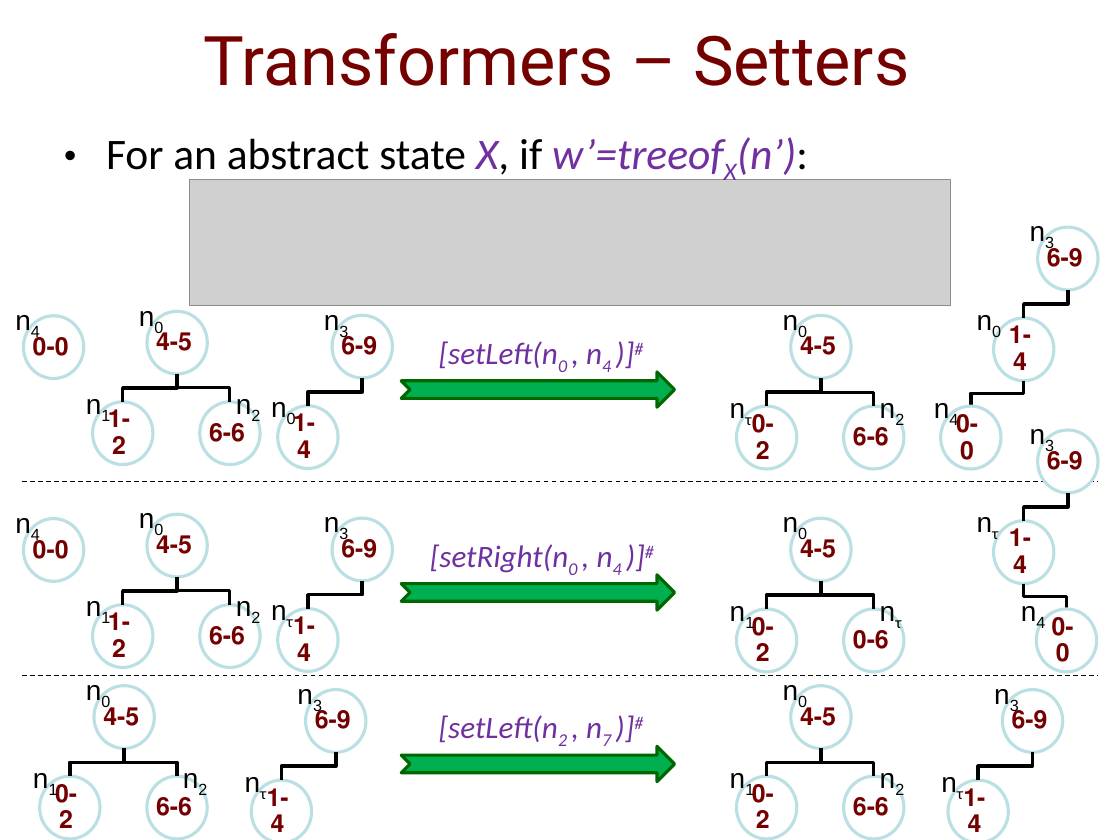
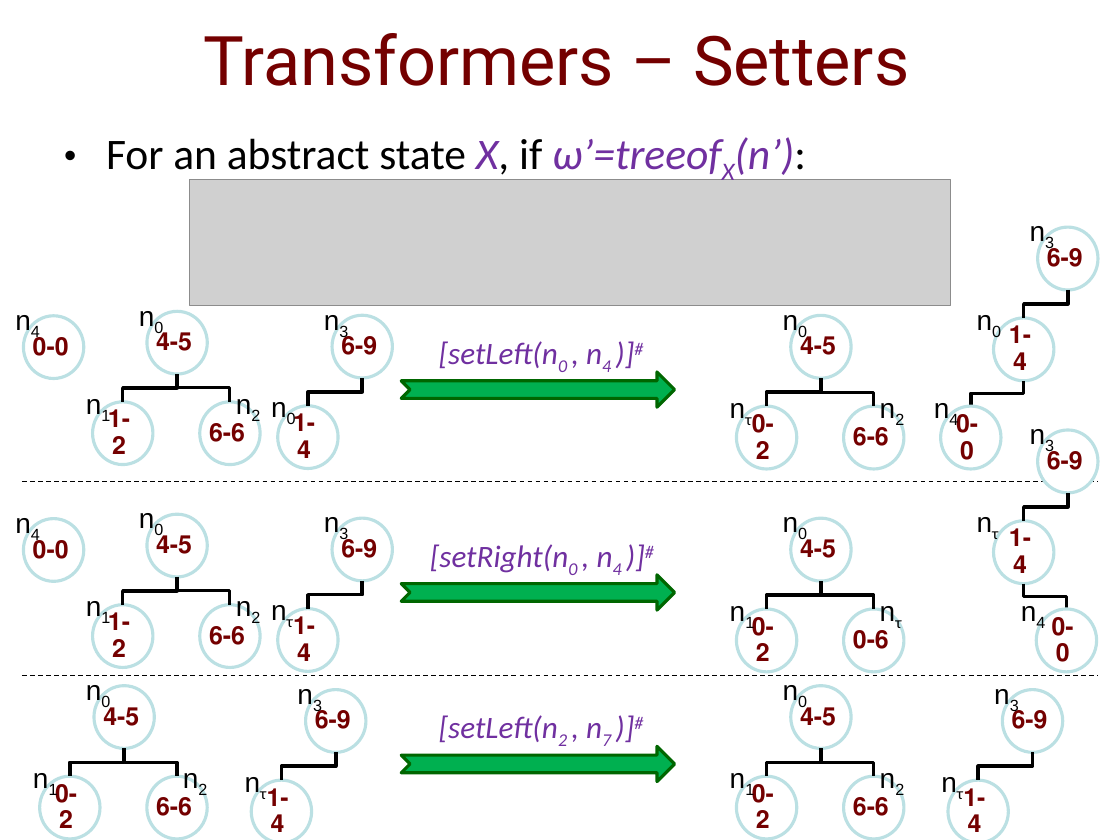
Before and after one commit to IdoBegun/PAAV_Project, a slide deck: slide 16 of Project Presentation.pptx. Drawn at 1120x840 pixels with LibreOffice and Linux fonts; fonts in the diff are those of the drawing; grey boxes stand for pictures; background and template pictures are left out. Boxes give left, top, right and bottom in pixels: in the first picture for what was removed or moved away, otherwise in the second. Text is boxed around its words. In the diff, an @@ line names an element or a change of style, - is before the commit and + after.

```diff
--- a/Project Presentation.pptx
+++ b/Project Presentation.pptx
@@ text at [106, 137, 806, 180]: text changed @@
-• For an abstract state X, if w’=treeofX(n’):
+• For an abstract state X, if ω’=treeofX(n’):
```
Also in this commit, not shown: 4 other slides changed, 4 slides added.
